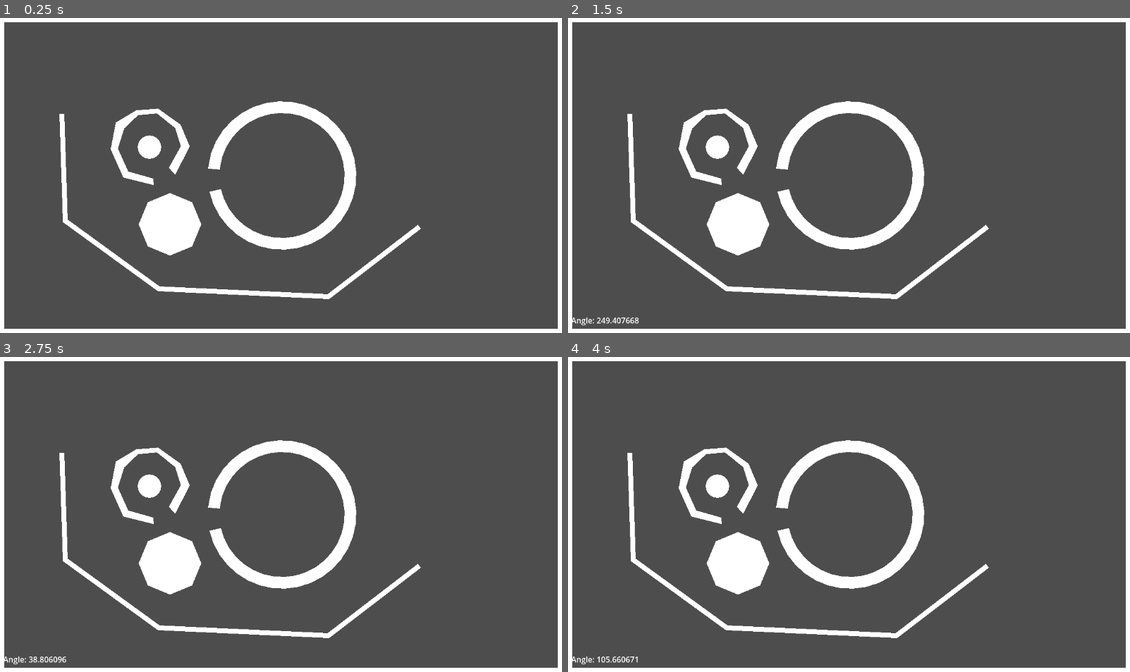
Above: before the commit, frames 1-4 (two rows, left to right).
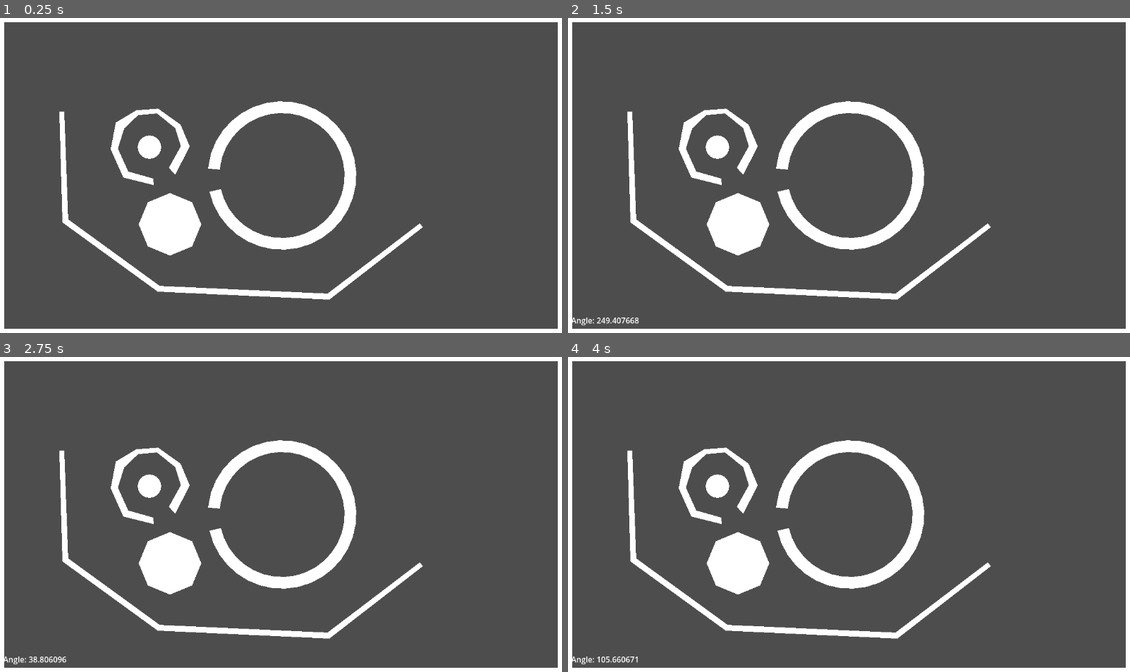
Above: after the commit, the same moments.

Repository: RCJacH/lazer_escape-Godot-game
Game: Godot game, scene res://src/levels/test_level.tscn
Same seed, same stepped clock (60 frames per second), same inputs: the game is played once before the commit and once after it.
Inputs (mouse positions are in pixels of both pictures, inside the frame that each line leads up to):
- Up to frame 1 (0.25 s): no input
- Up to frame 2 (1.5 s): tap Enter at 0.5 s; drag from (849, 175) to (905, 106) at 0.52 s; tap Space at 1.25 s; drag from (736, 191) to (820, 238) at 1.27 s
- Up to frame 3 (2.75 s): tap Enter at 2 s; move the mouse to (337, 445) at 2.02 s; click (337, 445) at 2.17 s
- Up to frame 4 (4 s): tap Space at 2.75 s; drag from (820, 577) to (680, 467) at 2.77 s; tap Enter at 3.5 s; move the mouse to (1017, 561) at 3.52 s; click (1017, 561) at 3.67 s

The runs differ from the first frame. In frame 1, 0.4% of the frame differs, in the area x 10-76%, y 29-90%; in frame 2, 0.4%; in frame 3, 0.4%; in frame 4, 0.4%.
Error before the commit: Parse Error: Function "_update_data()" not found in base self. (res://src/obstacles/generators/barrier/barrier.gd:15)
Error after the commit: Cannot call method 'get_child_count' on a null value. (res://src/obstacles/obstacle.gd:69)

Commit message:
refactor barrier

Diff:
--- a/src/obstacles/generators/barrier/barrier.gd
+++ b/src/obstacles/generators/barrier/barrier.gd
@@ -2,46 +2,44 @@
 extends ObstacleGenerator
 class_name ObstacleGeneratorBarrier
 
-var lines: Dictionary = {}
-
-var _polygons_pending_refresh: Array[Polygon] = []
+var lines: Array[Line2D] = []
 
 
-func refresh() -> void:
-	if _polygons_pending_refresh.is_empty():
-		_polygons_pending_refresh = polygons.duplicate()
-	for polygon in _polygons_pending_refresh:
-		_refresh_polygon(polygon)
-	_update_data()
-	_pending_refresh = false
-	_polygons_pending_refresh.clear()
+func _refresh() -> void:
+	var all_points: PackedVector2Array = []
+	var points: PackedVector2Array
+	var i := 0
+	var start_index := 0
+	for line in lines:
+		if not line.points:
+			continue
 
+		var inners: Array[Vector2]
+		var outers: Array[Vector2]
+		var previous_point: Vector2 = line.points[0]
+		var final_index := line.points.size() - 1
+		var previous_direction := Vector2.ZERO
+		for j in range(final_index):
+			var point: Vector2 = line.points[j + 1]
+			previous_direction = _get_outline_from_point_pairs(
+				previous_point,
+				point,
+				line.width,
+				previous_direction,
+				inners,
+				outers,
+				j == 0,
+				j==final_index - 1
+			)
+			previous_point = point
 
-func _refresh_polygon(polygon: Polygon) -> void:
-	if not _pending_refresh:
-		return
+		points = _build_polygon_shape(inners, outers)
+		all_points.append_array(points)
+		_update_polygon(i, start_index, points.size())
+		start_index = all_points.size()
+		i += 1
 
-	var line: Line2D = polygon.ref_node
-	var inners: Array[Vector2]
-	var outers: Array[Vector2]
-	var previous_point: Vector2 = line.points[0]
-	var final_index := line.points.size() - 1
-	var previous_direction := Vector2.ZERO
-	for i in range(final_index):
-		var point: Vector2 = line.points[i + 1]
-		previous_direction = _get_outline_from_point_pairs(
-			previous_point,
-			point,
-			line.width,
-			previous_direction,
-			inners,
-			outers,
-			i == 0,
-			i==final_index - 1
-		)
-		previous_point = point
-
-	polygon.points = _build_polygon_shape(inners, outers)
+	polygon = all_points
 
 
 func _get_outline_from_point_pairs(
@@ -113,47 +111,25 @@
 	points.append(midpoint + sign(angle) * perpendicular * distance * (1.0 + 0.5 * _randf()))
 
 
-func _build_polygon_shape(
-	inner_points: Array[Vector2],
-	outer_points: Array[Vector2],
-) -> PackedVector2Array:
-	var points: PackedVector2Array = []
-	points.append_array(inner_points)
-	outer_points.reverse()
-	points.append_array(outer_points)
-	inner_points.clear()
-	outer_points.clear()
-	return points
-
-
 func _in_game_post_ready_actions() -> void:
 	for line in lines:
 		line.visible = false
 
 
-func _on_line_redraw(line: Line2D) -> void:
-	_polygons_pending_refresh.append(lines[line])
+func _on_line_redraw() -> void:
 	_refresh_deferred()
 
 
-func _on_child_entered_tree(node: Node) -> void:
-	if not node is Line2D:
-		return
-
-	var line: Line2D = node
-	line.draw.connect(_on_line_redraw.bind(node))
-	var polygon := _add_polygon()
-	polygon.ref_node = line
-	lines[line] = polygon
-
-
-func _on_child_exiting_tree(node: Node) -> void:
-	if not node is Line2D:
-		return
-
-	var line: Line2D = node
-	if line.draw.is_connected(_on_line_redraw):
-		line.draw.disconnect(_on_line_redraw)
-	_remove_polygon(line)
-	lines.erase(line)
-	_refresh_deferred()
+func _on_child_order_changed():
+	var count: int = 0
+	lines.clear()
+	for child in get_children():
+		if child is not Line2D:
+			continue
+		var line: Line2D = child
+		count += 1
+		lines.append(line)
+		if line.draw.is_connected(_on_line_redraw):
+			continue
+		line.draw.connect(_on_line_redraw)
+	_resize_polygon(count)
--- a/src/obstacles/generators/barrier/barrier.tscn
+++ b/src/obstacles/generators/barrier/barrier.tscn
@@ -7,5 +7,6 @@
 script = ExtResource("2_g0tsb")
 density = 4
 
-[connection signal="child_entered_tree" from="." to="." method="_on_child_entered_tree"]
-[connection signal="child_exiting_tree" from="." to="." method="_on_child_exiting_tree"]
+[node name="@CollisionPolygon2D@151021" type="CollisionPolygon2D" parent="CollisionHost" index="0"]
+
+[connection signal="child_order_changed" from="." to="." method="_on_child_order_changed"]
--- a/src/obstacles/generators/cave/cave.gd
+++ b/src/obstacles/generators/cave/cave.gd
@@ -106,16 +106,3 @@
 	var outer := direction * (radius + thickness + thickness * _randf())
 	inner_points.append(inner)
 	outer_points.append(outer)
-
-
-func _build_polygon_shape(
-	inner_points: PackedVector2Array,
-	outer_points: PackedVector2Array,
-) -> PackedVector2Array:
-	var points: PackedVector2Array = []
-	points.append_array(inner_points)
-	outer_points.reverse()
-	points.append_array(outer_points)
-	inner_points.clear()
-	outer_points.clear()
-	return points
--- a/src/obstacles/generators/obstacle_generator.gd
+++ b/src/obstacles/generators/obstacle_generator.gd
@@ -106,6 +106,9 @@
 
 
 func _update_polygon(polygon_index: int, start_index: int, count: int) -> void:
+	if not polygons:
+		return
+
 	var p: Array[int] = polygons[polygon_index]
 	p.resize(count)
 	for i in range(count):
@@ -113,5 +116,18 @@
 		p[i] = n
 
 
+func _build_polygon_shape(
+	inner_points: Array[Vector2],
+	outer_points: Array[Vector2],
+) -> PackedVector2Array:
+	var points: PackedVector2Array = []
+	points.append_array(inner_points)
+	outer_points.reverse()
+	points.append_array(outer_points)
+	inner_points.clear()
+	outer_points.clear()
+	return points
+
+
 func _randf() -> float:
 	return randomizer.randf_range(_jagged_range.x, _jagged_range.y)
